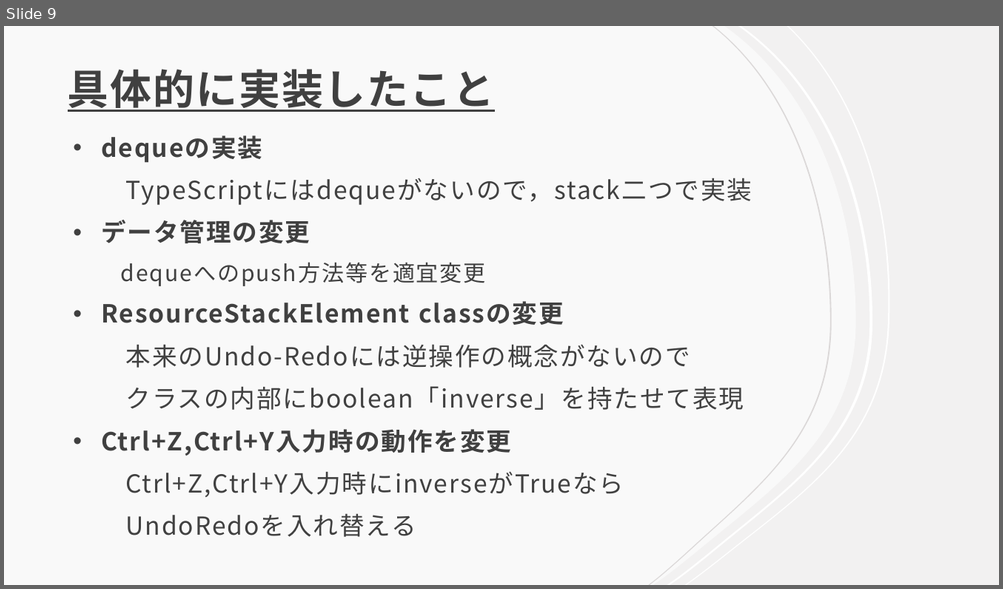
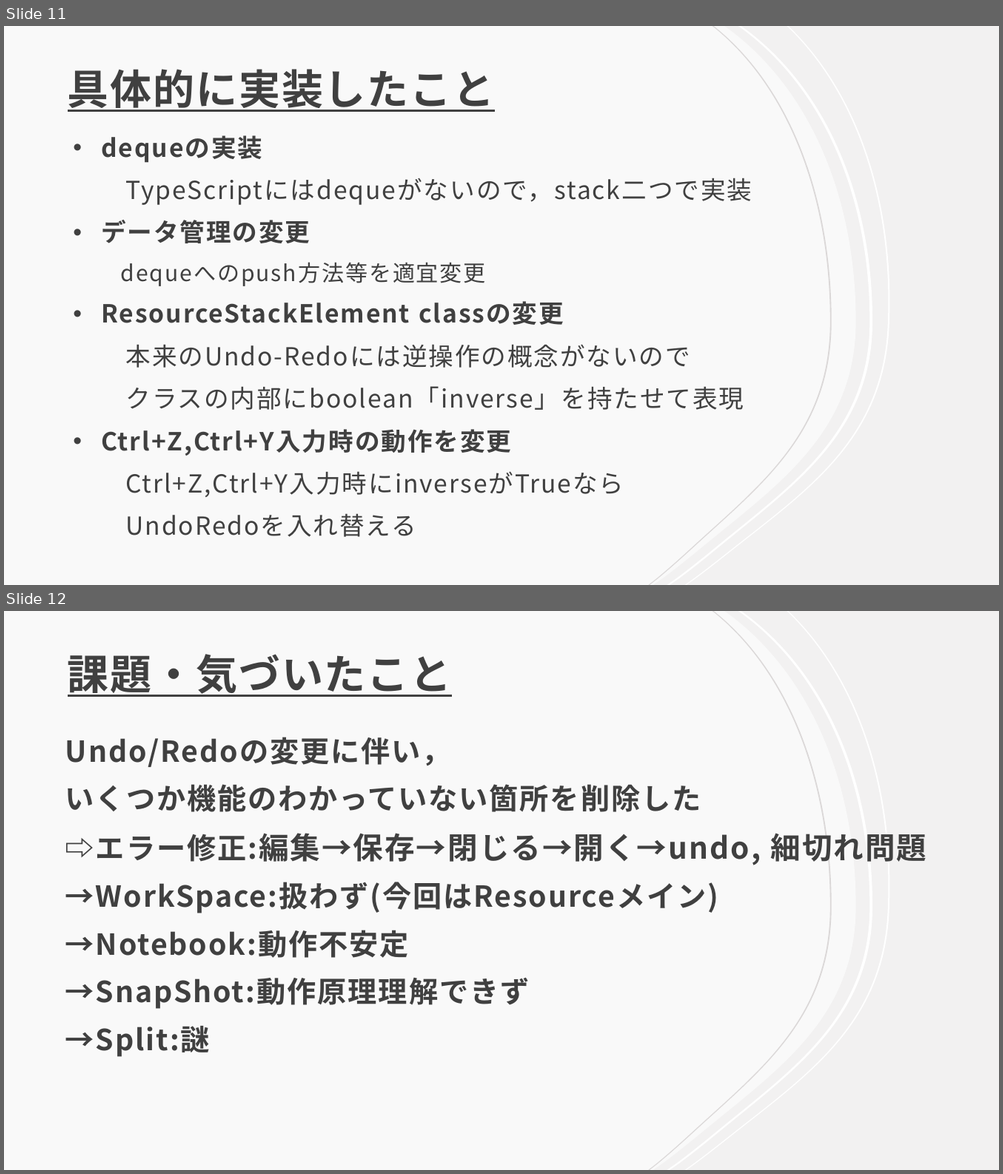
Before and after one commit to Kakeru-Miyazaki/3a_daikibo_public, a slide deck: suigyoza.pptx. Shown one above the other, each under a label of ours: slide 9 before the commit, slides 11 and 12 after it. The pictures are 1003x589 and 1003x1174 pixels, drawn with LibreOffice and Linux fonts; fonts in the diff are those of the drawing. Boxes give left, top, right and bottom in pixels: in the first picture for what was removed or moved away, otherwise in the second. Text is boxed around its words. In the diff, an @@ line names an element or a change of style, - is before the commit and + after.

```diff
--- a/suigyoza.pptx
+++ b/suigyoza.pptx
@@ slide 12 added at [4, 611, 999, 1170], background #F2F1F1 @@
@@ group added at [4, 611, 890, 1170]: 4 freeform shapes @@
@@ title added at [68, 654, 452, 697], 40 pt, text #404040, bold, underline @@
+課題・気づいたこと
@@ text added at [65, 737, 927, 1057], 28 pt, text #404040, bold @@
+Undo/Redoの変更に伴い，
+いくつか機能のわかっていない箇所を削除した
+        ⇨エラー修正:編集→保存→閉じる→開く→undo, 細切れ問題
+        →WorkSpace:扱わず(今回はResourceメイン)
+        →Notebook:動作不安定
+        →SnapShot:動作原理理解できず
+        →Split:謎
@@ what was slide 9 is now slide 11 @@
```
Also in this commit, not shown: 3 slides changed, 5 other slides added, 2 slides removed, 1 other file.
